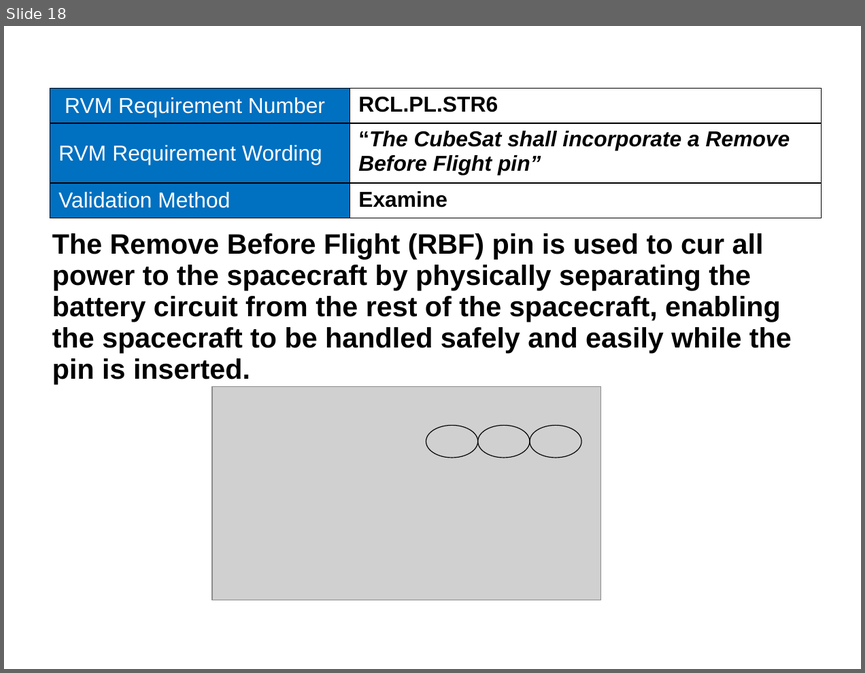
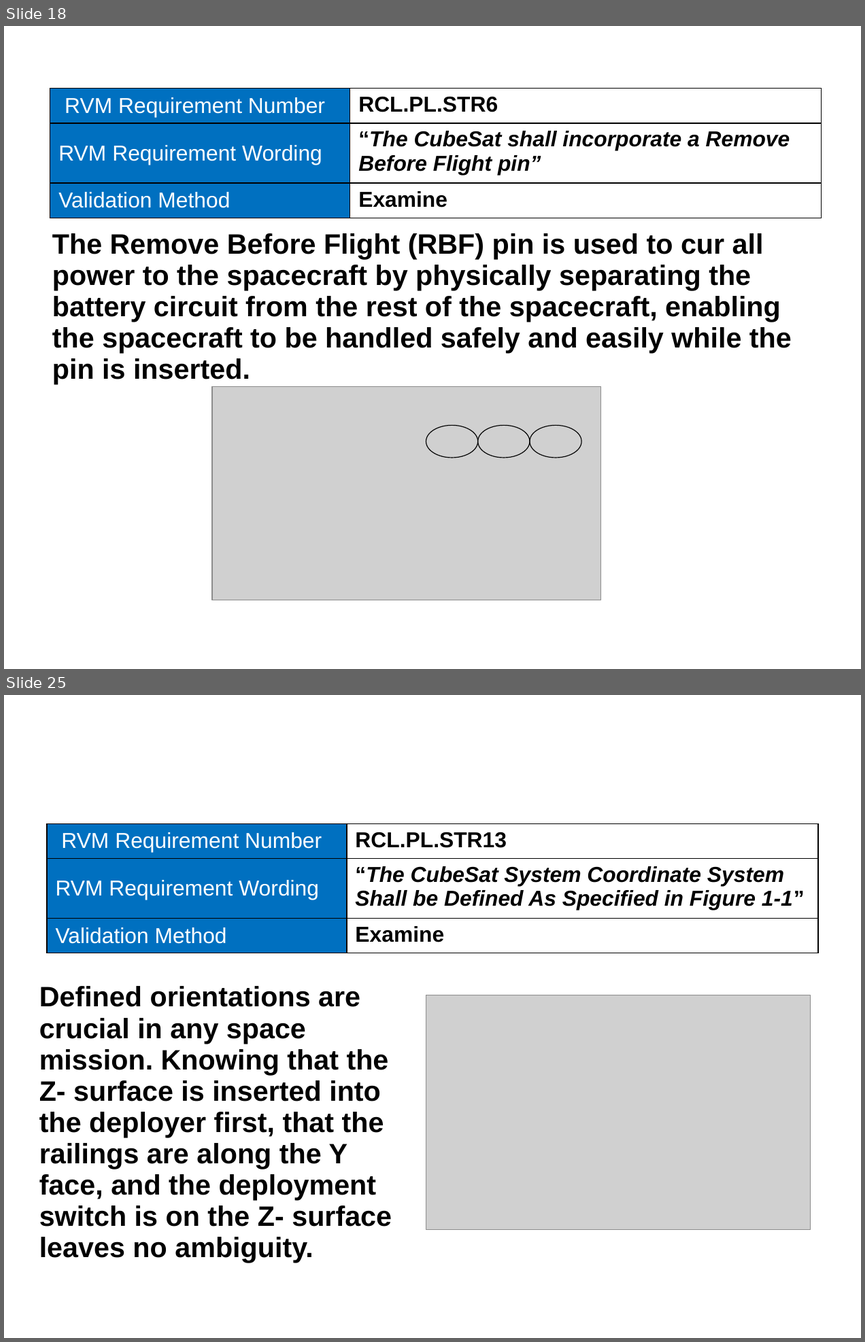
Before and after one commit to RascalSeniorDesign/Preliminary-Design, a slide deck: CMQA/Presentations/SRR Presentation.pptx. Shown one above the other, each under a label of ours: slide 18 before the commit, slides 18 and 25 after it; the slides between them are not shown. The pictures are 865x673 and 865x1342 pixels, drawn with LibreOffice and Linux fonts; fonts in the diff are those of the drawing; grey boxes stand for pictures; background and template pictures are left out. Boxes give left, top, right and bottom in pixels: in the first picture for what was removed or moved away, otherwise in the second. Text is boxed around its words. In the diff, an @@ line names an element or a change of style, - is before the commit and + after.

```diff
--- a/CMQA/Presentations/SRR Presentation.pptx
+++ b/CMQA/Presentations/SRR Presentation.pptx
@@ slide 25 added at (x1=4, y1=695, x2=861, y2=1338), background picture (left out) @@
@@ title added at (x1=47, y1=721, x2=817, y2=827), 32 pt, text #FFFFFF, italic @@
+RCL.PL.STR13
@@ table added at (x1=47, y1=824, x2=818, y2=953), 3 rows, 2 columns @@
+RVM Requirement Number | RCL.PL.STR13
+RVM Requirement Wording | “The CubeSat System Coordinate System Shall be Defined As Specified in Figure 1-1”
+Validation Method | Examine
@@ text added at (x1=39, y1=986, x2=392, y2=1263), 26 pt, text #000000, bold @@
+Defined orientations are crucial in any space mission. Knowing that the Z- surface is inserted into the deployer first, that the railings are along the Y face, and the deployment switch is on the Z- surface leaves no ambiguity.
@@ picture added at (x1=426, y1=995, x2=810, y2=1229) @@
```
Also in this commit, not shown: 7 other slides added, 9 slides removed.
